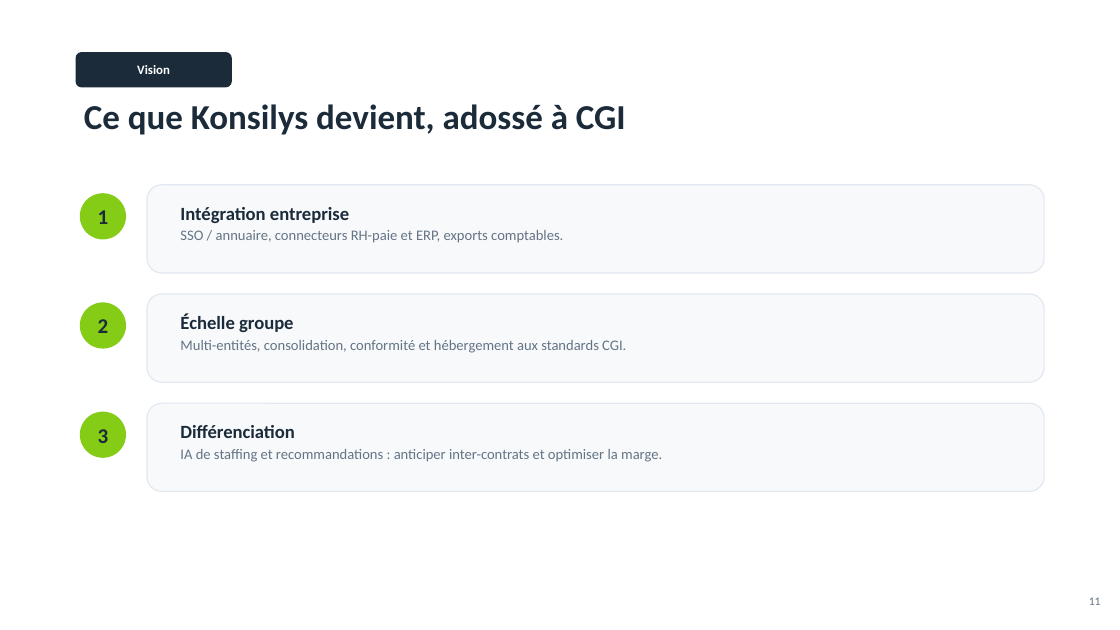
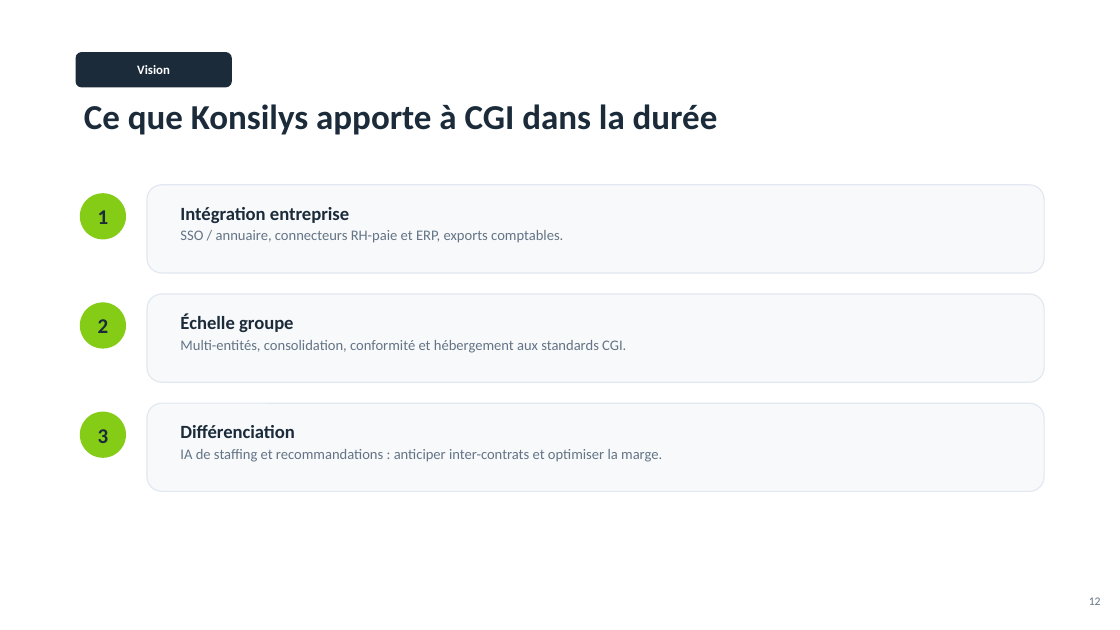
Before and after one commit to Charlesa6/esn-manager, a slide deck: slide 12 of deliverables/Konsilys_Pitch_CGI.pptx (slide 11 before the commit). Drawn at 1120x630 pixels with LibreOffice and Linux fonts; fonts in the diff are those of the drawing. Boxes give left, top, right and bottom in pixels: in the first picture for what was removed or moved away, otherwise in the second. Text is boxed around its words. In the diff, an @@ line names an element or a change of style, - is before the commit and + after.

```diff
--- a/deliverables/Konsilys_Pitch_CGI.pptx
+++ b/deliverables/Konsilys_Pitch_CGI.pptx
@@ text at [84, 104, 718, 135]: text changed @@
-Ce que Konsilys devient, adossé à CGI
+Ce que Konsilys apporte à CGI dans la durée
@@ text at [1089, 597, 1101, 605]: text changed @@
-11
+12
```
Also in this commit, not shown: 9 other slides changed, 3 slides added, 3 slides removed, 5 other files.
